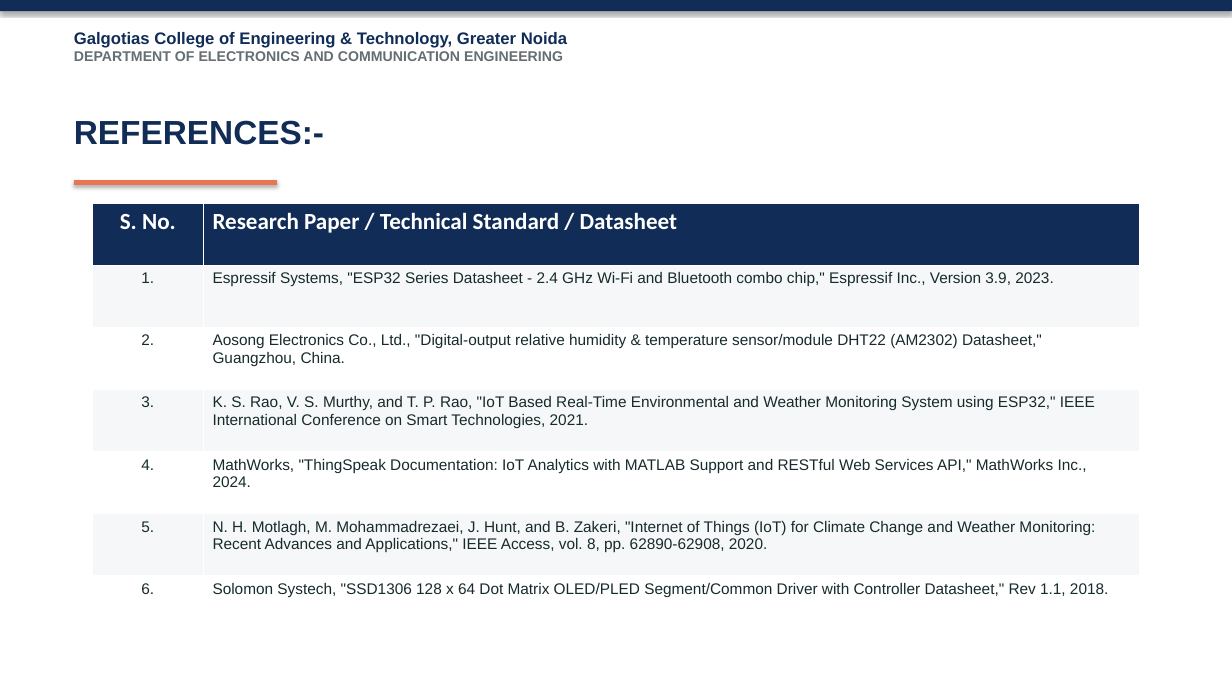
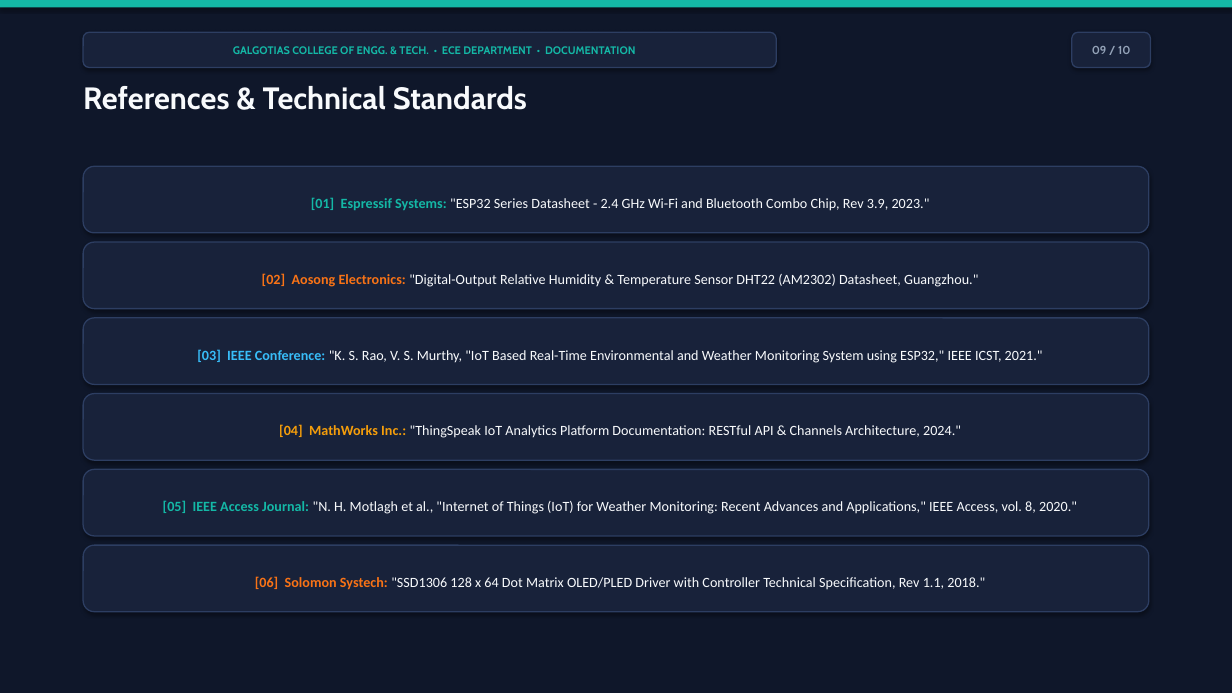
Before and after one commit to prasoon9999/smart-weather-station, a slide deck: slide 9 of Smart_Weather_Station_Presentation.pptx (slide 10 before the commit). Drawn at 1232x693 pixels with LibreOffice and Linux fonts; fonts in the diff are those of the drawing. Boxes give left, top, right and bottom in pixels: in the first picture for what was removed or moved away, otherwise in the second. Text is boxed around its words. In the diff, an @@ line names an element or a change of style, - is before the commit and + after.

Commit message:
style: upgrade presentation to modern aesthetic dark tech theme

```diff
--- a/Smart_Weather_Station_Presentation.pptx
+++ b/Smart_Weather_Station_Presentation.pptx
@@ rectangle: place and size @@
-rectangle at [0,0,1232,11]
+rectangle at [0,0,1232,7]
@@ rectangle at [0,0,1232,7]: fill #102C57 to #14B8A6 @@
@@ rectangle added at [0,0,1232,693], fill #0F172A @@
@@ text removed at [74,32,567,61] @@
-Galgotias College of Engineering & Technology, Greater Noida
-DEPARTMENT OF ELECTRONICS AND COMMUNICATION ENGINEERING
@@ rounded rectangle added at [83,32,776,67], fill #18223A, outline #2D3E62 1 pt, 8.5 pt, text #14B8A6, bold @@
+GALGOTIAS COLLEGE OF ENGG. & TECH. • ECE DEPARTMENT • DOCUMENTATION
@@ rounded rectangle added at [1072,32,1151,67], fill #18223A, outline #2D3E62 1 pt, 9 pt, text #94A3B8, bold @@
+09 / 10
@@ text at [83,86,527,110]: text changed; size 26 to 24 pt; font Arial to Cabin; text colour #102C57 to #F8FAFC @@
-REFERENCES:-
+References & Technical Standards
@@ rounded rectangle added at [83,166,1149,233], fill #18223A, outline #2D3E62 1 pt, 11 pt, text #F8FAFC @@
+[01] Espressif Systems: "ESP32 Series Datasheet - 2.4 GHz Wi-Fi and Bluetooth Combo Chip, Rev 3.9, 2023."
@@ rectangle removed at [74,180,277,185] @@
@@ table removed at [92,203,1140,638], 7 rows, 2 columns @@
-S. No. | Research Paper / Technical Standard / Datasheet
-1. | Espressif Systems, "ESP32 Series Datasheet - 2.4 GHz Wi-Fi and Bluetooth combo chip," Espressif Inc., Version 3.9, 2023.
-2. | Aosong Electronics Co., Ltd., "Digital-output relative humidity & temperature sensor/module DHT22 (AM2302) Datasheet," Guangzhou, China.
-3. | K. S. Rao, V. S. Murthy, and T. P. Rao, "IoT Based Real-Time Environmental and Weather Monitoring System using ESP32," IEEE International Conference on Smart Technologies, 2021.
-4. | MathWorks, "ThingSpeak Documentation: IoT Analytics with MATLAB Support and RESTful Web Services API," MathWorks Inc., 2024.
-5. | N. H. Motlagh, M. Mohammadrezaei, J. Hunt, and B. Zakeri, "Internet of Things (IoT) for Climate Change and Weather Monitoring: Recent Advances and Applications," IEEE Access, vol. 8, pp. 62890-62908, 2020.
-6. | Solomon Systech, "SSD1306 128 x 64 Dot Matrix OLED/PLED Segment/Common Driver with Controller Datasheet," Rev 1.1, 2018.
@@ rounded rectangle added at [83,242,1149,309], fill #18223A, outline #2D3E62 1 pt, 11 pt, text #F8FAFC @@
+[02] Aosong Electronics: "Digital-Output Relative Humidity & Temperature Sensor DHT22 (AM2302) Datasheet, Guangzhou."
@@ rounded rectangle added at [83,318,1149,384], fill #18223A, outline #2D3E62 1 pt, 11 pt, text #F8FAFC @@
+[03] IEEE Conference: "K. S. Rao, V. S. Murthy, "IoT Based Real-Time Environmental and Weather Monitoring System using ESP32," IEEE ICST, 2021."
@@ rounded rectangle added at [83,394,1149,460], fill #18223A, outline #2D3E62 1 pt, 11 pt, text #F8FAFC @@
+[04] MathWorks Inc.: "ThingSpeak IoT Analytics Platform Documentation: RESTful API & Channels Architecture, 2024."
@@ rounded rectangle added at [83,470,1149,536], fill #18223A, outline #2D3E62 1 pt, 11 pt, text #F8FAFC @@
+[05] IEEE Access Journal: "N. H. Motlagh et al., "Internet of Things (IoT) for Weather Monitoring: Recent Advances and Applications," IEEE Access, vol. 8, 2020."
@@ rounded rectangle added at [83,545,1149,612], fill #18223A, outline #2D3E62 1 pt, 11 pt, text #F8FAFC @@
+[06] Solomon Systech: "SSD1306 128 x 64 Dot Matrix OLED/PLED Driver with Controller Technical Specification, Rev 1.1, 2018."
```
Also in this commit, not shown: 1 other slide changed, 8 slides added, 9 slides removed, 2 other files.
